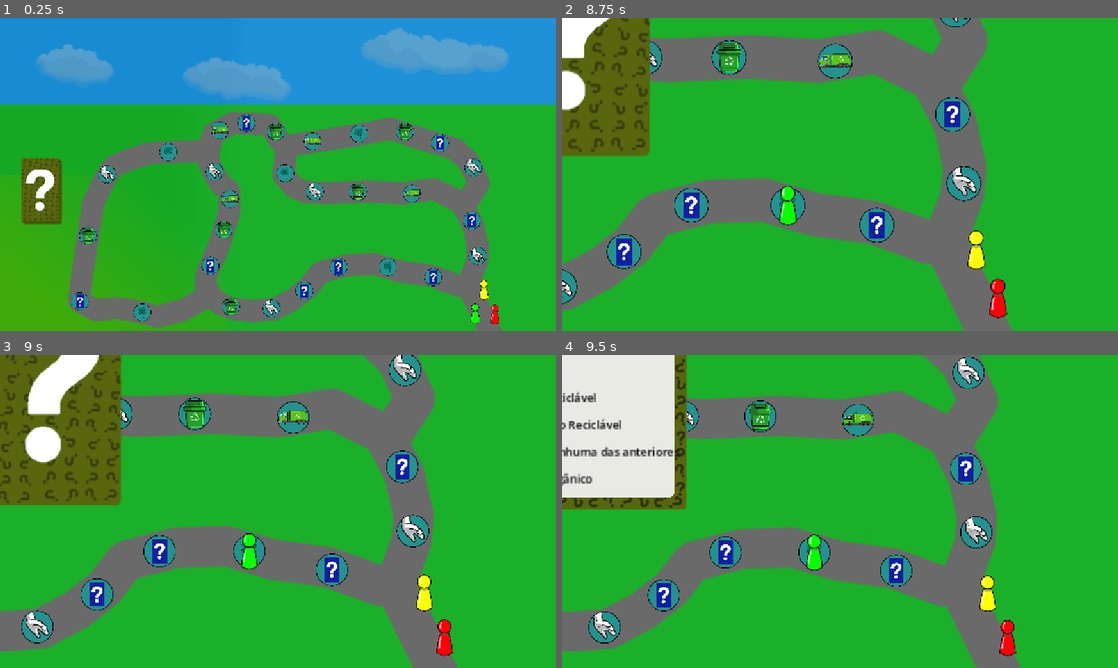
Above: before the commit, frames 1-4 (two rows, left to right).
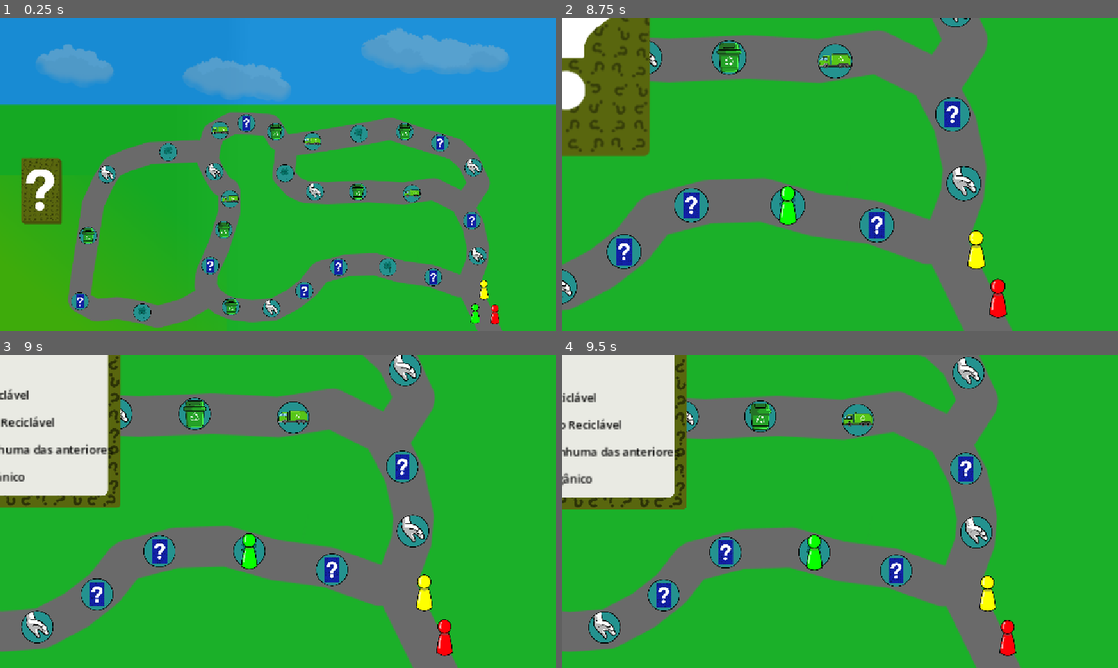
Above: after the commit, the same moments.

Repository: LitheFulminare/avancar-para-reciclar-XP5
Game: Godot game, scene res://Prototyping/map test.tscn
The game is run twice, just before and just after one commit, with the same random seed, the same clock (stepped at 60 frames per second) and the same inputs.
Inputs (mouse positions are in pixels of both pictures, inside the frame that each line leads up to):
- Up to frame 1 (0.25 s): no input
- Up to frame 2 (8.75 s): tap Enter at 0.5 s; move the mouse to (962, 158) at 0.52 s; hold Mouse wheel up (Camera zoom in) 0.53-1.28 s; move the mouse to (728, 190) at 1.27 s; tap Mouse wheel down (Camera zoom out) at 1.35 s; move the mouse to (895, 105) at 2.02 s; hold Space (Confirm) 2.03-2.78 s; move the mouse to (812, 237) at 2.77 s; tap S (Move camera down) at 2.85 s; tap Space (Confirm) at 3.5, 4.25, 5.75, 7.25 s; move the mouse to (1006, 221) at 3.52 s; hold A (Move camera left) 3.53-4.28 s; move the mouse to (673, 127) at 4.27 s; tap D (Move camera right) at 4.35 s; move the mouse to (867, 174) at 5.02 s; hold W (Move camera up) 5.03-5.78 s; move the mouse to (756, 96) at 5.77 s; tap 1 at 5.85 s; move the mouse to (962, 158) at 6.52 s; hold 2 6.53-7.28 s; move the mouse to (728, 190) at 7.27 s; tap Mouse wheel up (Camera zoom in) at 7.35 s; move the mouse to (895, 105) at 8.02 s; hold Mouse wheel down (Camera zoom out) from 8.03 s (still down)
- Up to frame 3 (9 s): move the mouse to (250, 574) at 8.77 s; release Mouse wheel down (Camera zoom out) at 8.78 s; tap Space (Confirm) at 8.85 s
- Up to frame 4 (9.5 s): no input

Frames 1-2 are identical in both runs. In frame 3, 9.5% of the frame differs, in the area x 0-22%, y 0-49%; in frame 4, nothing differs.

Commit message:
ajusted question card tween time

Diff:
--- a/avancar para reciclar/Scripts/Managers/round_manager.gd
+++ b/avancar para reciclar/Scripts/Managers/round_manager.gd
@@ -257,14 +257,14 @@
 	question_card.position = question_card_spawn.global_position
 	question_card.scale = card_stack.scale
 
-	# moves it smoothly to the center of the screen
+	# moves it smoothly to the center of the screen and makes it bigger
 	var tween = create_tween()
 	tween.set_parallel()
 	var screen_mid_point: Vector2 = Vector2(get_viewport().get_visible_rect().size.x/2,
 	get_viewport().get_visible_rect().size.y/2)
 	print(screen_mid_point)
-	tween.tween_property(question_card, "position", screen_mid_point, 1)
-	tween.tween_property(question_card, "scale", Vector2(1,1), 1)
+	tween.tween_property(question_card, "position", screen_mid_point, 0.6)
+	tween.tween_property(question_card, "scale", Vector2(1,1), 0.6)
 	await tween.finished
 
 	await get_tree().create_timer(1).timeout
